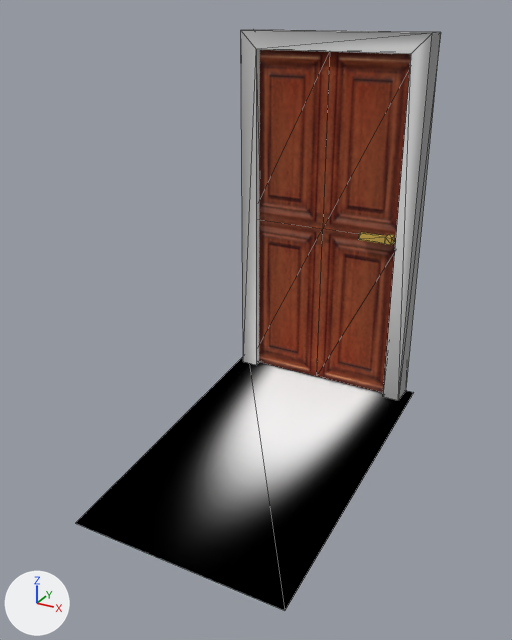
Two versions of the Blender file bin/gfx/src/door.blend, one commit apart.
Before and after are seen from a 50 mm lens placed at (1.62, -3.91, 2.21), pointed at (0.01, -0.99, 0.75). Lighting does not change. The marker at lower left points along +X, +Y and +Z. Mesh edges are drawn as thin lines.

The first picture shows 'Door', 'Frame'.
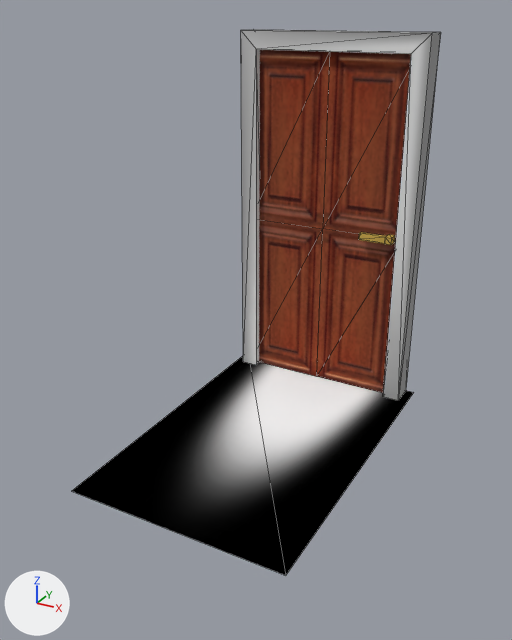
Pixel boxes (x1, y1, x2, y2) of what changed, in the pictures (512 x 640 px; the box of a moved part takes in the faces that stretch with it):
'Frame', reshaped (6% shorter)
    before: (76, 29, 441, 611)
    after: (72, 29, 441, 575)
part 1 of me_cube_002, moved or reshaped
    before: (76, 357, 413, 611)
    after: (72, 356, 413, 575)

The change in detail:
me_cube_002 has 20 vertices, 26 faces and spans x -0.36..3.24, y -1.23..1.17, z -0.26..4.34.
me_cube_002 is used by ob_frame; location (0.016, -0.179, -0.071); rotation (0.0, 0.0, 4.712), in degrees (0, 0, 270); scale (0.5, 0.5, 0.5).
Part 1, on me_cube_002:
Vertex 2 of me_cube_002 moves from (3.24, -1.23, -0.26) at pixel (75, 523) to (3.24, -1.23, 0.14) at pixel (71, 491).
Vertex 3 of me_cube_002 moves from (3.24, 1.17, -0.26) at pixel (284, 610) to (3.24, 1.17, 0.14) at pixel (285, 575).
